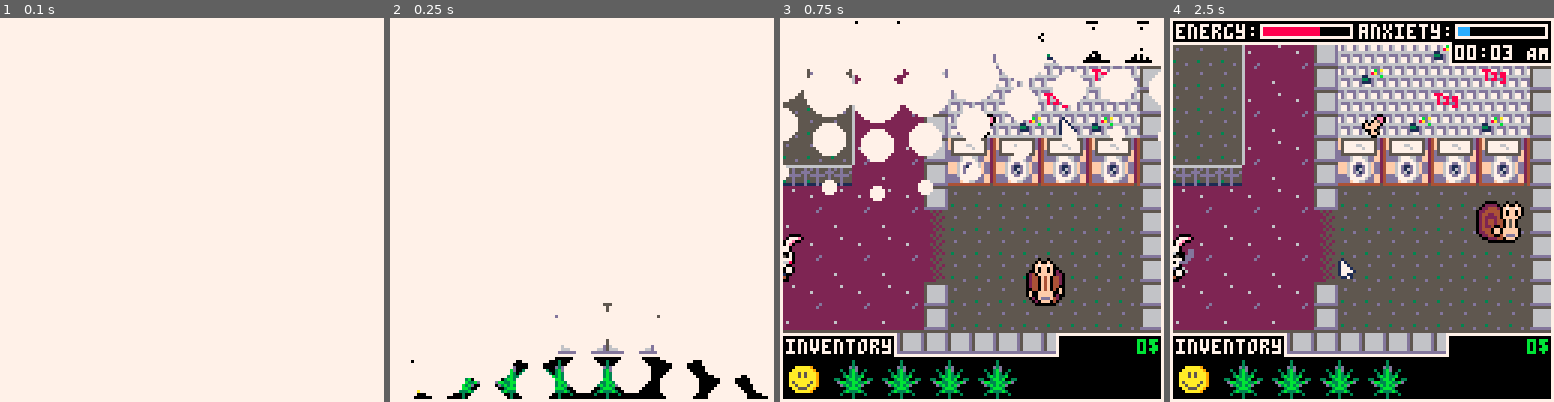
Above: before the commit, frames 1-4 (left to right).
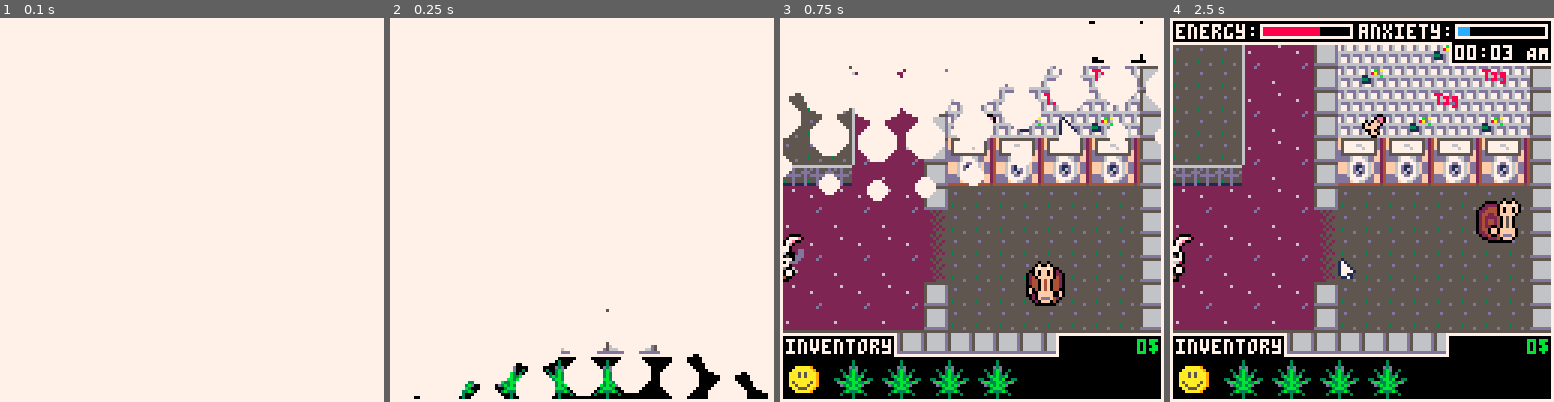
Above: after the commit, the same moments.

Repository: ekaktusz/ld53delivery
Game: PICO-8 cartridge delivery.p8
Same seed, same stepped clock (60 frames per second), same inputs: the game is played once before the commit and once after it.
Inputs (mouse positions are in pixels of both pictures, inside the frame that each line leads up to):
- Up to frame 1 (0.1 s): no input
- Up to frame 2 (0.25 s): no input
- Up to frame 3 (0.75 s): tap X (X key) at 0.33 s; click (1060, 121) at 0.67 s
- Up to frame 4 (2.5 s): tap X (X key) at 1.07, 1.85 s; click (1216, 267) at 1.22 s; hold Right 1.6-2.1 s; click (1277, 114) at 1.77 s; hold Up 2.15-2.42 s; click (1342, 259) at 2.32 s; hold Right from 2.47 s (still down)

Frame 1 is identical in both runs. In frame 2, 1.1% of the frame differs, in the area x 5-99%, y 74-100%; in frame 3, 3.7%, in the area x 0-100%, y 0-73%; in frame 4, 0.7%.

Commit message:
fox,crow and distance for shop

Diff:
--- a/include/customer.lua
+++ b/include/customer.lua
@@ -52,8 +52,11 @@
     elseif _type == "racoon" then
         local frames = { {x=96, y=96, w=_w, h=_h}, {x=96, y=112, w=_w, h=_h} }
         customer.animation = animation_new(frames, 20)
-    elseif _type == "owl" then
-        local frames = { {x=112, y=96, w=_w, h=_h}, {x=112, y=112, w=_w, h=_h} }
+    elseif _type == "crow" then
+        local frames = { {x=0, y=64, w=_w, h=_h}, {x=0, y=80, w=_w, h=_h} }
+        customer.animation = animation_new(frames, 20)
+    elseif _type == "fox" then
+        local frames = { {x=112, y=32, w=_w, h=_h}, {x=112, y=48, w=_w, h=_h} }
         customer.animation = animation_new(frames, 20)
     end
 
@@ -108,6 +111,8 @@
     local chickens = get_objects_for_sprite_num(192,16,16,"chicken")
     local racoons = get_objects_for_sprite_num(204,16,16,"racoon")
     local owls = get_objects_for_sprite_num(206,16,16,"owl")
+    local crows = get_objects_for_sprite_num(128,16,16,"crow")
+    local foxs = get_objects_for_sprite_num(78,16,16,"fox")
 
 
     table_concat(customers, turtles)
@@ -120,6 +125,8 @@
     table_concat(customers, chickens)
     table_concat(customers, racoons)
     table_concat(customers, owls)
+    table_concat(customers, crows)
+    table_concat(customers, foxs)
 end
 
 function customers_draw()
--- a/include/dealer.lua
+++ b/include/dealer.lua
@@ -68,11 +68,24 @@
         button_update(dealer.buy_btn2)
         button_update(dealer.buy_btn3)
         button_update(dealer.close_btn)
+
+        pcenter = get_center(player.x,player.y,player.w,player.h)
+        dcenter = get_center(dealer.x,dealer.y,dealer.w,dealer.h)
+
+        if (get_distance(pcenter.x,pcenter.y,dcenter.x,dcenter.y) > 50) then
+            dealer.in_shop = false
+        end
     else
         if mouse_in_area(dealer.x, dealer.y, dealer.w, dealer.h) and not mouse.dragged then
             mouse.triggered = true
             if mouse.click then
-                dealer_enter_shop()
+
+                pcenter = get_center(player.x,player.y,player.w,player.h)
+                dcenter = get_center(dealer.x,dealer.y,dealer.w,dealer.h)
+
+                if (get_distance(pcenter.x,pcenter.y,dcenter.x,dcenter.y) < 50) then
+                    dealer_enter_shop()
+                end
             end
         end
     end
--- a/include/game_state.lua
+++ b/include/game_state.lua
@@ -108,7 +108,6 @@
 
     player_draw()
     customers_draw()
-    dealer_draw()
     speakers_draw()
     fences_draw_front()
     rect(7*8,11*8,7*8,23*8,6)
@@ -130,9 +129,9 @@
 
     rect(cam.x,cam.y,127+cam.x,127+cam.y,7)--frame
 
+    dealer_draw()
+
     inventory_draw()
-
-
 
     --hitboxes_draw()
 
